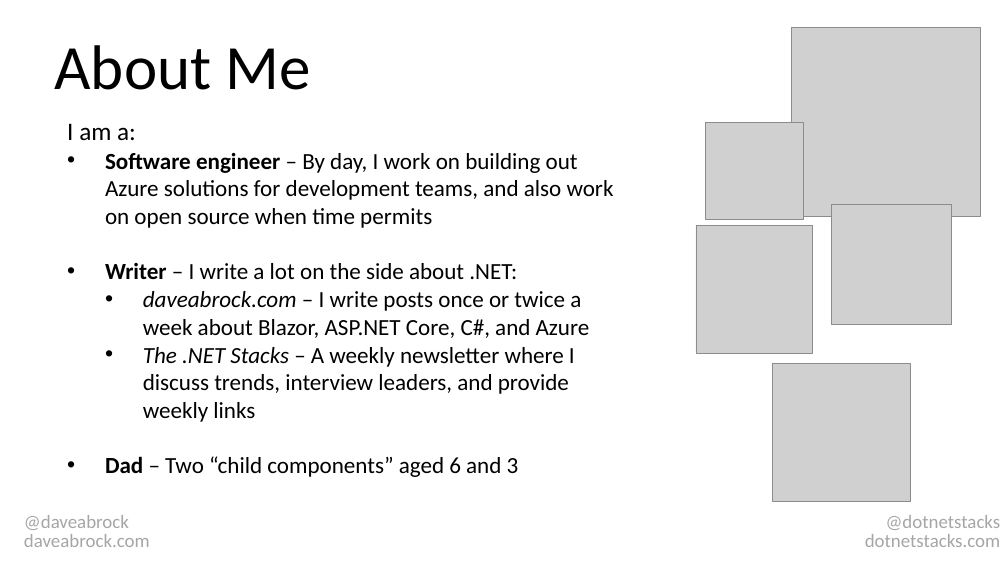
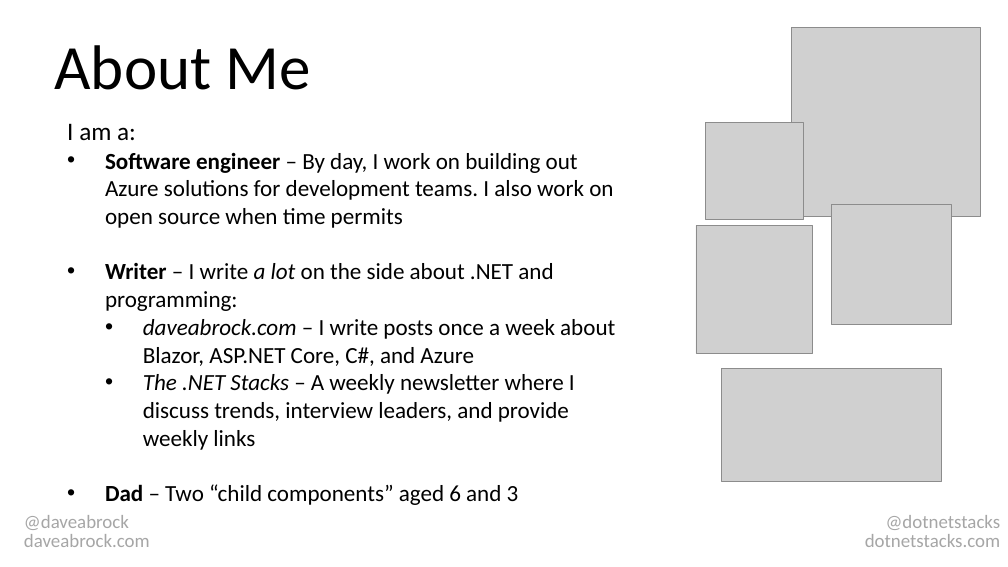
Before and after one commit to daveabrock/talks, a slide deck: slide 2 of NET 5 - Journey To One NET.pptx. Drawn at 1008x567 pixels with LibreOffice and Linux fonts; fonts in the diff are those of the drawing; grey boxes stand for pictures. Boxes give left, top, right and bottom in pixels: in the first picture for what was removed or moved away, otherwise in the second. Text is boxed around its words. In the diff, an @@ line names an element or a change of style, - is before the commit and + after.

Commit message:
talk updates

```diff
--- a/NET 5 - Journey To One NET.pptx
+++ b/NET 5 - Journey To One NET.pptx
@@ text at box(105, 153, 615, 366): text changed @@
-• Software engineer – By day, I work on building out Azure solutions for development teams, and also work on open source when time permits
-• Writer – I write a lot on the side about .NET:
-  • daveabrock.com – I write posts once or twice a week about Blazor, ASP.NET Core, C#, and Azure
+• Software engineer – By day, I work on building out Azure solutions for development teams. I also work on open source when time permits
+• Writer – I write a lot on the side about .NET and programming:
+  • daveabrock.com – I write posts once a week about Blazor, ASP.NET Core, C#, and Azure
@@ picture: place and size @@
-picture at box(773, 363, 910, 501)
+picture at box(721, 368, 942, 482)
```
Also in this commit, not shown: 2 other slides changed, 19 slides added, 1 slide removed.
